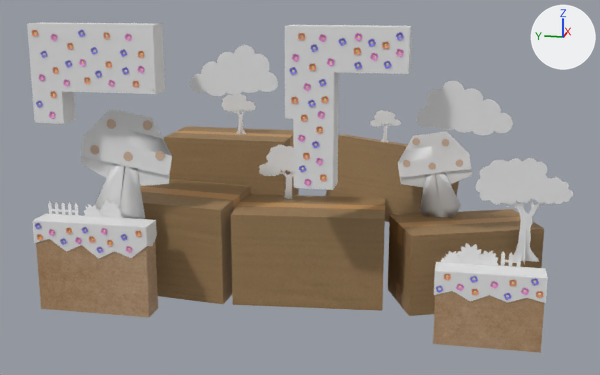
An edit to the FBX model Assets/NIvel/Pantalla 4.5/Pantalla-4.5DEF.fbx, drawn before and after from the same camera.
Camera for both pictures: a 50 mm lens placed at (-124.2, -40.8, 40.3), pointed at (14.5, -13.1, 5.6). Every picture has the same lights, and +X, +Y and +Z are marked at upper right. Where no turn or scale is listed for an object, it has been applied to the vertices. Vertices at the same position are counted once.

In view in the first picture: 'Arbol2.005', 'Caja_1', 'Caja_1.001', 'Caja_1.002', 'Caja_1.003', 'Cube', 'Estructura Base', 'Nube.002', 'Nube.003', 'Plane.018', 'Plane.047', 'Plane.049'.
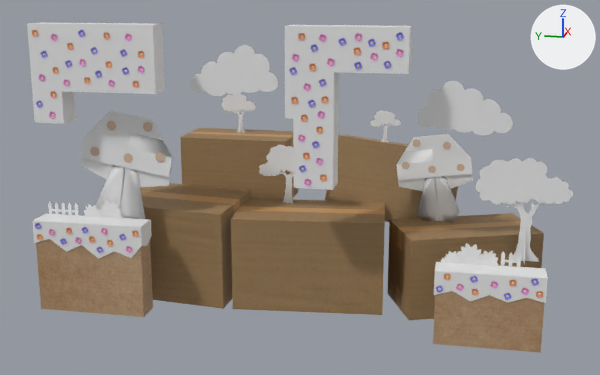
Where the newer file only moved an object's origin or applied its transform, the numbers keep the older frame.

Changed parts and their boxes [x1, y1, x2, y2] in the pictures (600 x 375 px; the box of a moved part takes in the faces that stretch with it):
'Cube', moved: before [231, 194, 385, 311]; after [231, 198, 385, 315]
'Caja_1', moved: before [97, 179, 251, 304]; after [140, 183, 251, 309]
'Caja_1.002', moved: before [388, 209, 544, 316]; after [388, 213, 544, 320]
'Caja_1.001', moved, rescaled: before [164, 126, 299, 195]; after [180, 128, 298, 199]
'Plane.018', moved: before [81, 109, 172, 219]; after [81, 111, 172, 219]
'Plane.047', mesh turned: before [398, 131, 472, 217]; after [396, 134, 473, 222]
'Florecilla.042', deleted: before [135, 231, 142, 237]
part 2 of me_cube__2, moved or reshaped: before [33, 214, 158, 317]; after [33, 214, 153, 317]
'Florecilla.032', unchanged, uncovered by the edit: before [126, 246, 132, 253]; after [32, 30, 543, 300]

The change, as a list of edits to the scene's bpy script:
```text
Change me_cube__2:
    where me_cube__2.from_pydata(...)  # 104 vertices, 109 faces; spans x -2.9..1.9, y -53.9..28.6, z -14.0..34.2
    used by ob_estructura_base; location = (0.0, 0.0, 0.0)
    me_cube__2 part 2: all 10 vertices in x -2.8..1.6, y 8.7..9.0, z -13.5..2.1 are moved by (0.0, 0.9, 0.0)
Change me_plane_063:
    where me_plane_063.from_pydata(...)  # 115 vertices, 75 faces; spans x 17.9..18.3, y -42.5..-29.7, z -0.2..15.8
    used by ob_plane_047; location = (0.0, 0.0, 0.0)
    me_plane_063 part 1: the whole mesh is turned 2.3 degrees about the x axis through its middle and scaled by 1.04, then moved by (0.0, 0.1, -0.7)
Change ob_plane_018:
    ob_plane_018.location: (1.9, 13.5, 12.1) -> (1.9, 13.5, 11.9)
Remove ob_florecilla_042:
    ob_florecilla_042 = bpy.data.objects.new('Florecilla.042', me_cube_093)
    ob_florecilla_042.location = (0.1, 0.0, 0.0)
Change ob_cube:
    ob_cube.location: (0.0, 0.0, 0.0) -> (0.0, 0.0, -0.8)
Change ob_caja_1:
    ob_caja_1.location: (0.0, 0.0, 0.0) -> (0.0, 0.0, -0.8)
Change ob_caja_1_002:
    ob_caja_1_002.location: (0.0, 0.0, 0.0) -> (0.0, 0.0, -0.8)
Change ob_caja_1_001:
    ob_caja_1_001.location: (0.0, 0.0, 0.0) -> (2.0, -1.6, 1.9)
    ob_caja_1_001.scale: (1.0, 1.0, 1.0) -> (0.868, 0.868, 0.868)
```
